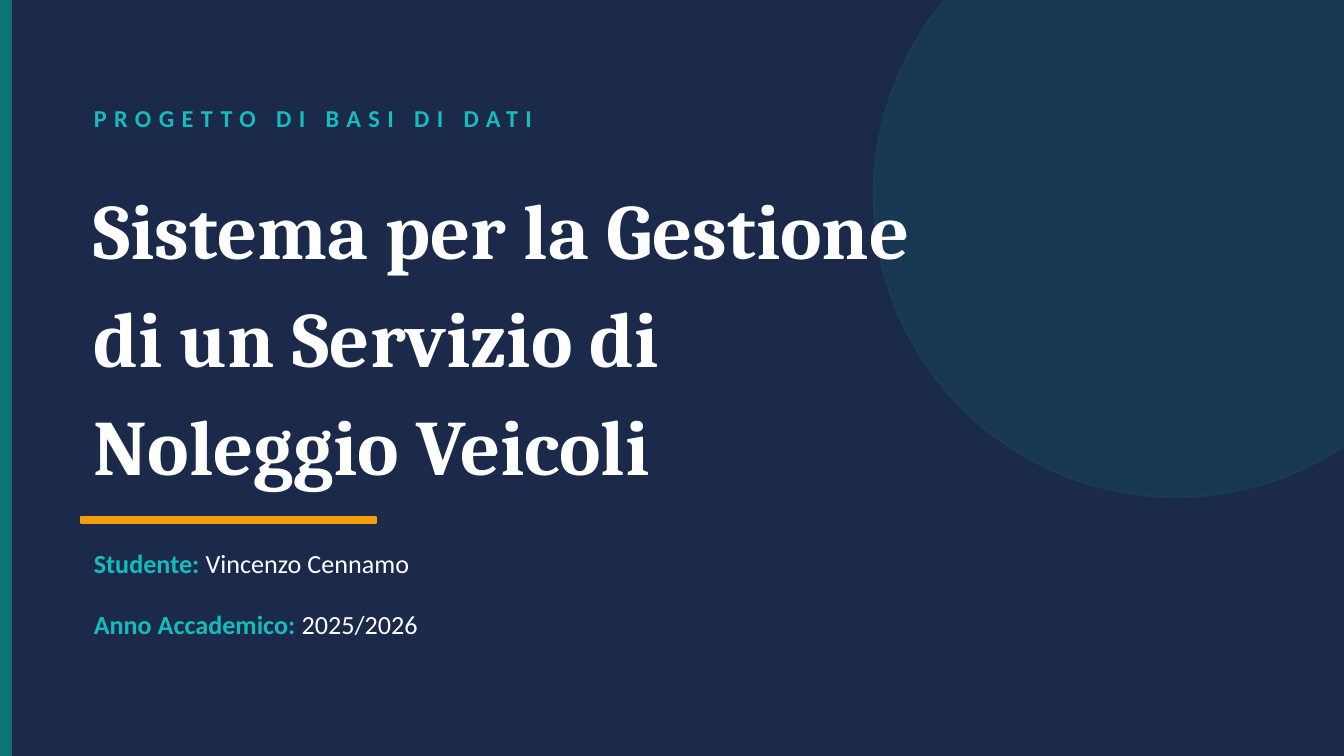
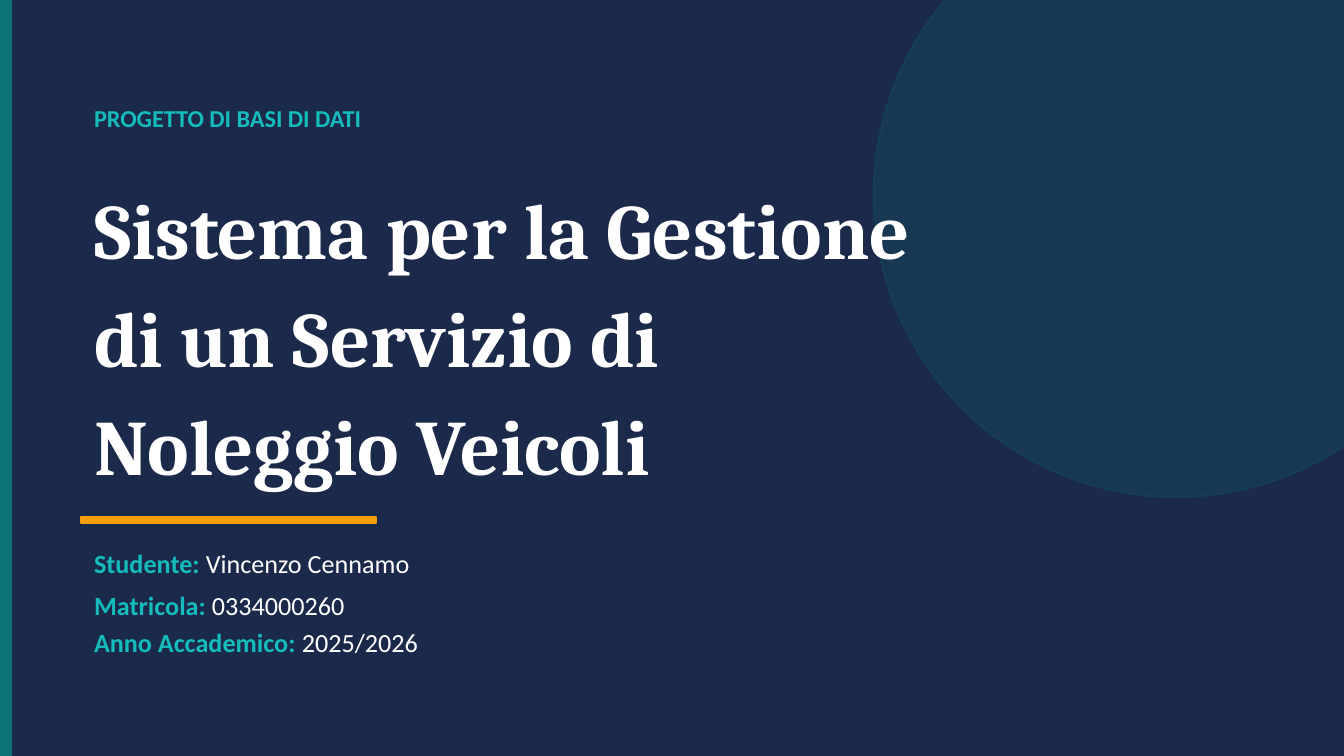
Before and after one commit to vincenzocennamo1/Progetto_Basi_dati_Noleggio, a slide deck: slide 1 of Noleggio_Veicoli_DB.pptx. Drawn at 1344x756 pixels with LibreOffice and Linux fonts; fonts in the diff are those of the drawing. Boxes give left, top, right and bottom in pixels: in the first picture for what was removed or moved away, otherwise in the second. Text is boxed around its words. In the diff, an @@ line names an element or a change of style, - is before the commit and + after.

```diff
--- a/Noleggio_Veicoli_DB.pptx
+++ b/Noleggio_Veicoli_DB.pptx
@@ text "PROGETTO DI BASI DI DATI" at <box>94,111,361,127</box>: letter spacing 4 to 0 pt @@
@@ text added at <box>94,596,344,615</box>, 14 pt, text #14BDBB, bold @@
+Matricola: 0334000260
@@ text "Anno Accademico: 2025/2026": place and size @@
-text "Anno Accademico: 2025/2026" at <box>94,615,418,635</box>
+text "Anno Accademico: 2025/2026" at <box>94,633,418,653</box>
```
Also in this commit, not shown: 10 other slides changed.
